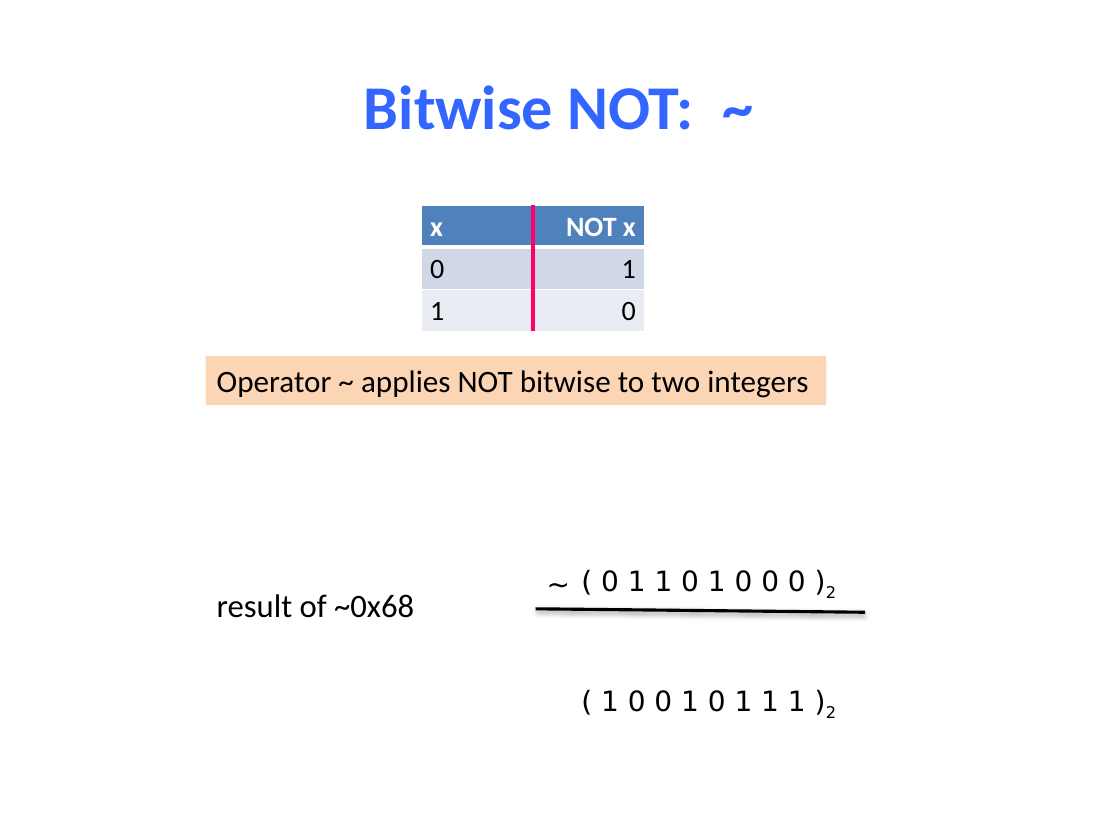
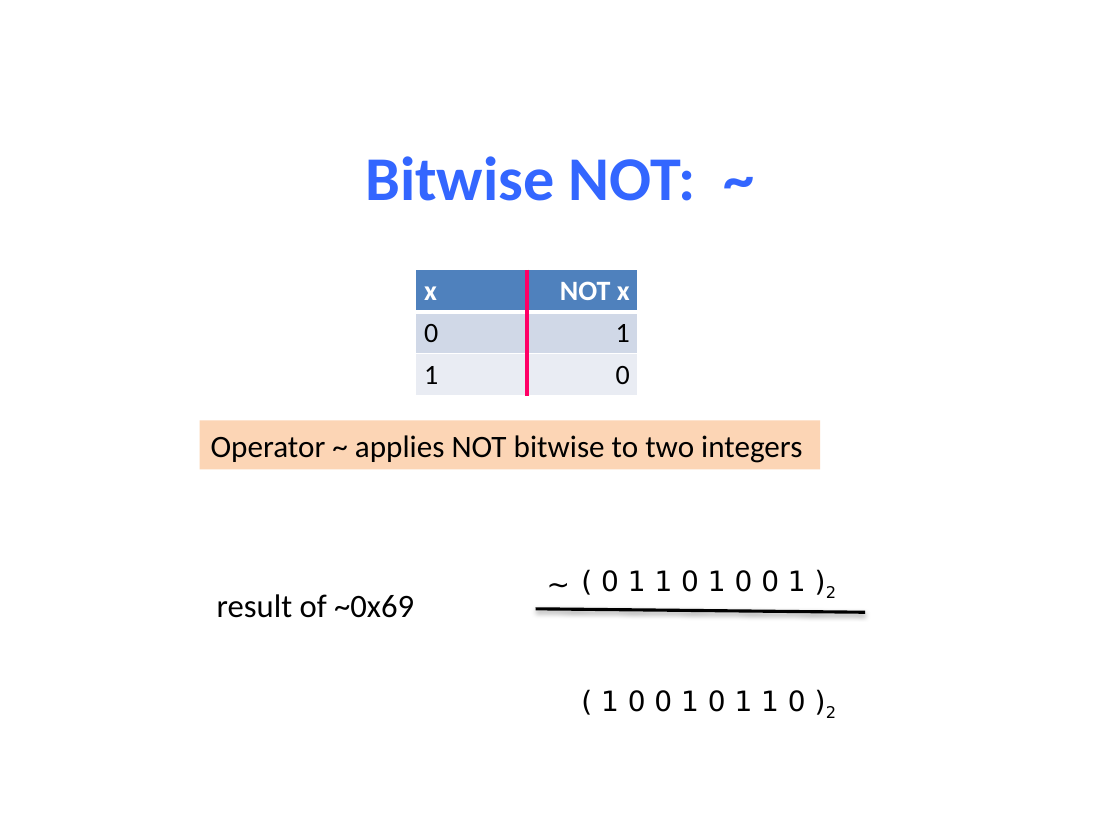
Before and after one commit to NYU-CSO/nyu-cso.github.io, a slide deck: slide 19 of notes/04-C_Basics.pptx (slide 20 before the commit). Drawn at 1120x840 pixels with LibreOffice and Linux fonts; fonts in the diff are those of the drawing. Boxes give left, top, right and bottom in pixels: in the first picture for what was removed or moved away, otherwise in the second. Text is boxed around its words. In the diff, an @@ line names an element or a change of style, - is before the commit and + after.

```diff
--- a/notes/04-C_Basics.pptx
+++ b/notes/04-C_Basics.pptx
@@ title "Bitwise NOT: ~": place and size @@
-title "Bitwise NOT: ~" at <box>364,85,694,130</box>
+title "Bitwise NOT: ~" at <box>365,156,696,201</box>
@@ 1 rectangle, 1 table, 1 line: place and size @@
-1 rectangle, 1 table, 1 line at <box>206,205,827,405</box>
+1 rectangle, 1 table, 1 line at <box>199,270,820,469</box>
@@ text at <box>217,594,414,618</box>: text changed @@
-result of ~0x68
+result of ~0x69
@@ text at <box>601,570,836,598</box>: text changed @@
-( 0 1 1 0 1 0 0 0 )2
+( 0 1 1 0 1 0 0 1 )2
@@ text at <box>601,690,836,718</box>: text changed @@
-( 1 0 0 1 0 1 1 1 )2
+( 1 0 0 1 0 1 1 0 )2
```
Also in this commit, not shown: 16 other slides changed, 1 slide added, 8 slides removed, 1 other file.
